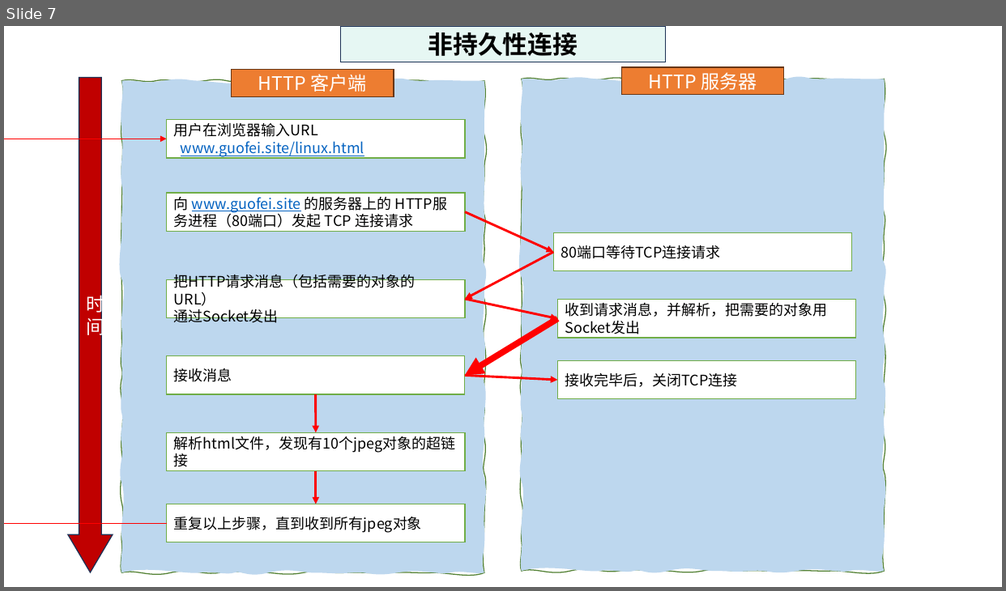
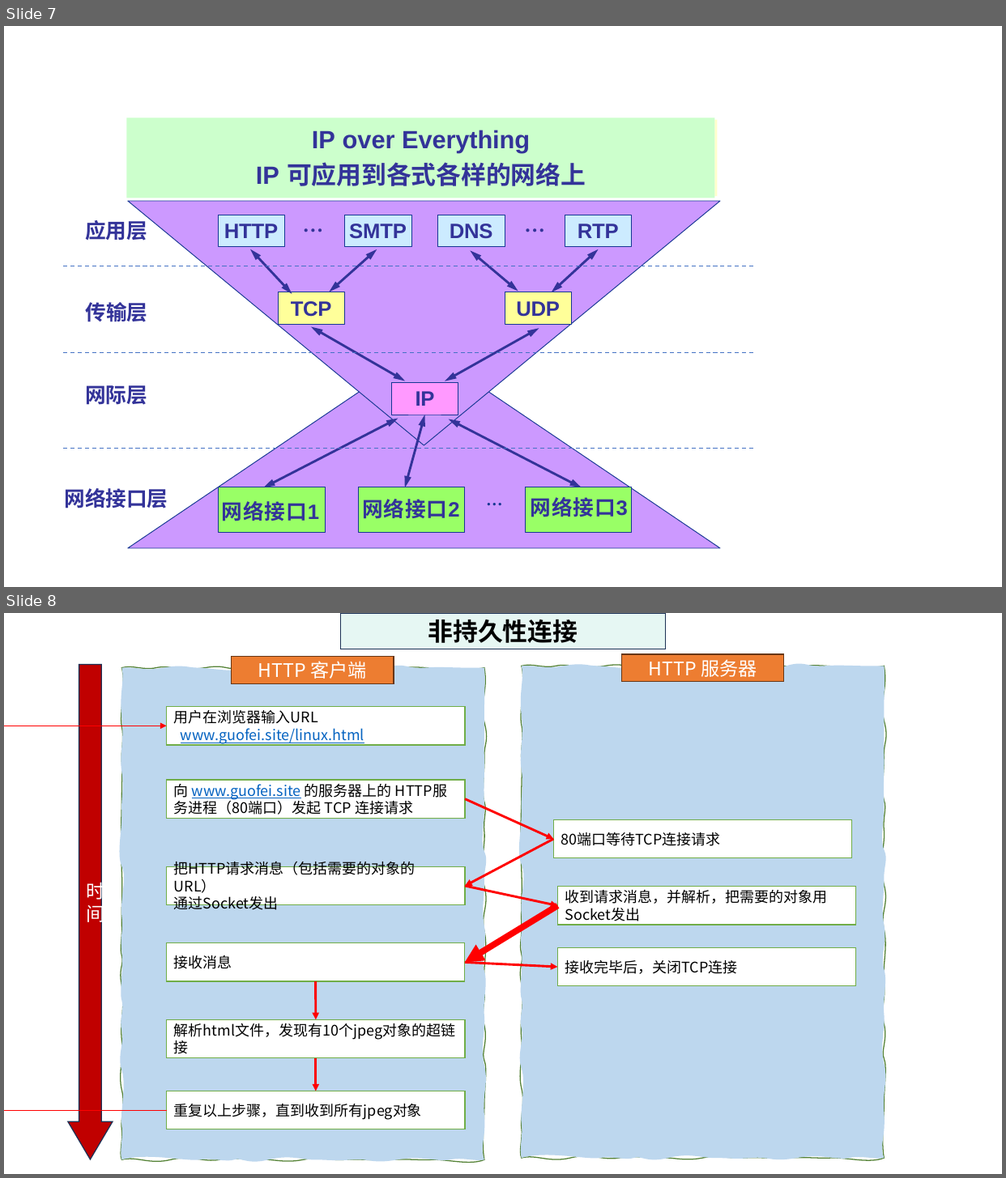
Before and after one commit to guofei9987/a, a slide deck: computer/network/计算机网络-素材.pptx. Shown one above the other, each under a label of ours: slide 7 before the commit, slides 7 and 8 after it. The pictures are 1006x591 and 1006x1178 pixels, drawn with LibreOffice and Linux fonts; fonts in the diff are those of the drawing. Boxes give left, top, right and bottom in pixels: in the first picture for what was removed or moved away, otherwise in the second. Text is boxed around its words. In the diff, an @@ line names an element or a change of style, - is before the commit and + after.

```diff
--- a/computer/network/计算机网络-素材.pptx
+++ b/computer/network/计算机网络-素材.pptx
@@ slide 7 added at [4, 26, 1002, 587], background #FFFFFF @@
@@ freeform shape added at [127, 118, 715, 199], fill #CCFFCC @@
@@ freeform shape added at [715, 120, 718, 196], fill #FFFFCC @@
@@ text added at [253, 130, 626, 186], 24 pt, text #333399, bold @@
+Everything over IP
+IP 可为各式各样的应用程序提供服务
@@ text added at [287, 130, 586, 186], 24 pt, text #333399, bold @@
+IP over Everything
+IP 可应用到各式各样的网络上
@@ text added at [85, 216, 147, 241], 20 pt, text #333399, bold @@
+应用层
@@ group added at [127, 201, 720, 549]: 4 freeform shapes @@
@@ rectangle added at [218, 215, 285, 247], fill #CCEBFF, outline #163793 0.75 pt, 20 pt, text #333399, bold @@
+HTTP
@@ text added at [302, 210, 546, 237], 20 pt, text #333399, bold @@
+… …
@@ rectangle added at [345, 215, 411, 247], fill #CCEBFF, outline #163793 0.75 pt, 20 pt, text #333399, bold @@
+SMTP
@@ rectangle added at [438, 215, 505, 247], fill #CCEBFF, outline #163793 0.75 pt, 20 pt, text #333399, bold @@
+DNS
@@ rectangle added at [565, 215, 632, 247], fill #CCEBFF, outline #163793 0.75 pt, 20 pt, text #333399, bold @@
+RTP
@@ line added from (63, 267) to (754, 267), #4472C4 1 pt dashed @@
@@ freeform shape added at [250, 249, 599, 488], fill #333399 @@
@@ rectangle added at [278, 292, 345, 325], fill #FFFF9A, outline #163793 0.75 pt, 20 pt, text #333399, bold @@
+TCP
@@ rectangle added at [505, 292, 572, 325], fill #FFFF99, outline #163793 0.75 pt, 20 pt, text #333399, bold @@
+UDP
@@ text added at [85, 302, 147, 322], 20 pt, text #333399, bold @@
+传输层
@@ line added from (63, 353) to (754, 353), #4472C4 1 pt dashed @@
@@ text added at [85, 386, 147, 405], 20 pt, text #333399, bold @@
+网际层
@@ rectangle added at [392, 383, 458, 416], fill #FF99FF, outline #163793 0.75 pt, 20 pt, text #333399, bold @@
+IP
@@ line added from (63, 448) to (754, 448), #4472C4 1 pt dashed @@
@@ rectangle added at [218, 487, 325, 532], fill #99FF66, outline #163793 0.75 pt, 20 pt, text #333399, bold @@
+网络接口1
@@ rectangle added at [358, 487, 465, 532], fill #99FF66, outline #163793 0.75 pt, 20 pt, text #333399, bold @@
+网络接口2
@@ rectangle added at [525, 487, 632, 532], fill #99FF66, outline #163793 0.75 pt, 20 pt, text #333399, bold @@
+网络接口3
@@ text added at [65, 489, 168, 509], 20 pt, text #333399, bold @@
+网络接口层
@@ text added at [485, 489, 504, 510], 16 pt, text #163793, bold @@
+…
@@ what was slide 7 is now slide 8 @@
```
Also in this commit, not shown: 6 other files.
